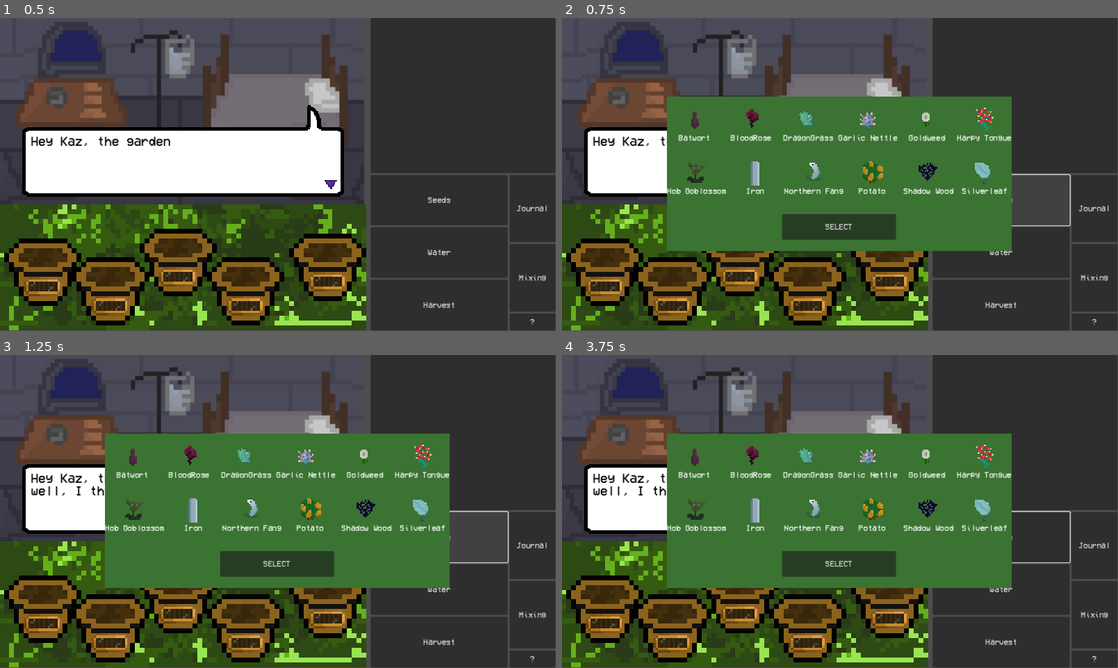
Above: before the commit, frames 1-4 (two rows, left to right).
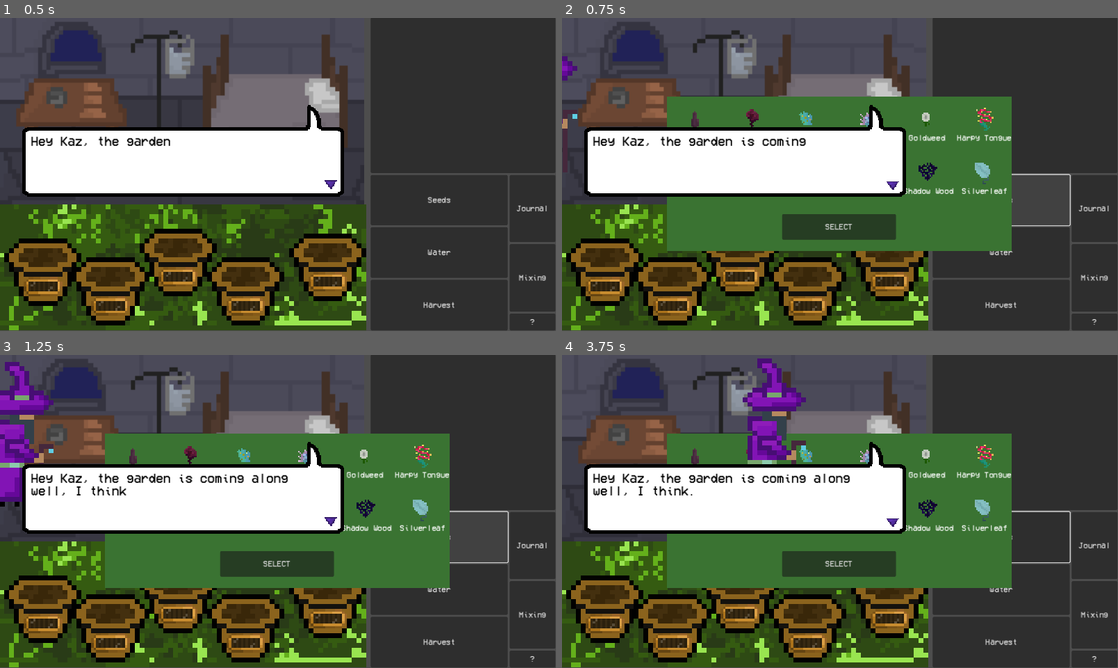
Above: after the commit, the same moments.

Repository: Chasmessian/Shadow-Alchemy
Game: Godot game, scene res://world.tscn
Same seed, same stepped clock (60 frames per second), same inputs: the game is played once before the commit and once after it.
Inputs:
- Up to frame 1 (0.5 s): no input
- Up to frame 2 (0.75 s): click "Seeds" at 0.5 s
- Up to frame 3 (1.25 s): no input
- Up to frame 4 (3.75 s): click "Water" at 1.25 s; click "Harvest" at 2 s; click "Journal" at 2.75 s; click "Mixing" at 3.5 s

Frame 1 is identical in both runs. In frame 2, 9.8% of the frame differs, in the area x 0-62%, y 12-58%; in frame 3, 12%, in the area x 0-62%, y 2-58%; in frame 4, 12%.

Commit message:
viewport patient walking

Diff:
--- a/UI/Garden/Garden Pot.gd
+++ b/UI/Garden/Garden Pot.gd
@@ -2,6 +2,8 @@
 @onready var waterMeter = $Waterlevel
 var plant : Plant = null
 var isWatering = false
+var waterProgress = 0
+var waterIncrease = 5 #Time to water in seconds, roughly
 #func _ready():
 	#growPlant(load("res://Ingredients/blood rose/blood_rose_plant.tscn"))
 
@@ -15,22 +17,26 @@
 func harvest():
 	plant.harvest()
 	plant = null
-	waterMeter.value = 0
+	waterProgress = 0
 	isWatering = false
 
 func water():
 	isWatering = true
 	pass
+func _process(delta):
+	waterMeter.value = waterProgress
+
 func _physics_process(delta):
 	if(isWatering):
-		waterMeter.value += 1
-		if(waterMeter.value==100):
+		waterProgress += 100/waterIncrease * delta
+		waterProgress = clampf(waterProgress, 0,100)
+		if(waterProgress==100):
 			if(plant.finishedWaterLevel()):
-				waterMeter.value = 0
+				waterProgress = 0
 				isWatering = false
 			else:
 				plant = null
-				waterMeter.value = 0
+				waterProgress = 0
 				isWatering = false
 
 
--- a/UI/Garden/Garden Pot.tscn
+++ b/UI/Garden/Garden Pot.tscn
@@ -15,6 +15,7 @@
 offset_top = 8.0
 offset_right = 8.0
 offset_bottom = 17.0
+step = 0.1
 value = 0.0
 
 [node name="Area2D" type="Area2D" parent="."]
--- a/UI/MainScene/Dialogue/dialogue.tscn
+++ b/UI/MainScene/Dialogue/dialogue.tscn
@@ -4,7 +4,7 @@
 [ext_resource type="FontFile" uid="uid://qxc36i5l7jjy" path="res://UI/JournalScene/VCR_OSD_MONO_1.001.ttf" id="2_w7fjf"]
 
 [sub_resource type="RectangleShape2D" id="RectangleShape2D_gkvs3"]
-size = Vector2(748, 387.5)
+size = Vector2(750, 384)
 
 [node name="Dialogue" type="Node2D"]
 script = ExtResource("1_u81p3")
@@ -27,7 +27,7 @@
 [node name="Viewport Area2D" type="Area2D" parent="."]
 
 [node name="CollisionShape2D" type="CollisionShape2D" parent="Viewport Area2D"]
-position = Vector2(378, 198.25)
+position = Vector2(350, 152)
 shape = SubResource("RectangleShape2D_gkvs3")
 
 [connection signal="timeout" from="next_char" to="." method="_on_next_char_timeout"]
--- /dev/null
+++ b/UI/MainScene/viewPortPatient.gd
@@ -0,0 +1,36 @@
+class_name viewport_patient
+extends Sprite2D
+var startPos = null
+var bounce = 1
+var walking = false
+var walkingTo = null
+var timeToWalk = null
+var timeSpentWalking = 0
+var flipAtEnd = false
+signal arrived
+func flip():
+	flip_h = !flip_h
+func walkTo(coords : Vector2, time):
+	print("WALKING")
+	walking = true
+	startPos = position
+	walkingTo = coords
+	timeToWalk = time
+func _physics_process(delta):
+	if(walking):
+		timeSpentWalking += delta
+func _process(delta):
+	print(position)
+	if(walking):
+		position.x += (walkingTo.x-startPos.x)*(delta/timeToWalk)
+		position.y += (walkingTo.y-startPos.y)*(delta/timeToWalk)
+		position.y += sin(timeSpentWalking*10) * bounce
+		if(position.x >= walkingTo.x * 0.99  and position.x <= walkingTo.x * 1.01):
+			position = walkingTo
+			walking = false
+			timeSpentWalking = 0
+			walkingTo = null
+			if(flipAtEnd):
+				flip()
+			flipAtEnd = false
+			arrived.emit()
--- /dev/null
+++ b/UI/MainScene/viewPortPatient.tscn
@@ -0,0 +1,12 @@
+[gd_scene load_steps=3 format=3 uid="uid://nlabr871r8le"]
+
+[ext_resource type="Texture2D" uid="uid://btul8fod5n46n" path="res://Patients/wizard1.png" id="1_x7fe4"]
+[ext_resource type="Script" path="res://UI/MainScene/viewPortPatient.gd" id="2_653dv"]
+
+[node name="Patient" type="Sprite2D"]
+z_index = 1
+texture_filter = 1
+position = Vector2(629, 161)
+scale = Vector2(10, 10)
+texture = ExtResource("1_x7fe4")
+script = ExtResource("2_653dv")
--- /dev/null
+++ b/UI/MainScene/viewport.gd
@@ -0,0 +1,23 @@
+class_name viewport
+extends Control
+static var instance = null
+var patient : viewport_patient = null
+func _init():
+	if(instance==null):
+		instance = self
+	else:
+		queue_free()
+func bringOutPatient(newPatient):
+	#patient.texture = newPatient.texture
+	patient.walkTo(get_node("Walkto").position, 5)
+	patient.flipAtEnd = true
+	#patient.flip()
+func patientLeave():
+	#patient.flip()
+	patient.walkTo(get_node("Leave").positon, 5)
+	patient.flipAtEnd = true
+	pass
+func _ready():
+	patient = get_node("Patient")
+	print(patient)
+	bringOutPatient(patient)
--- /dev/null
+++ b/UI/MainScene/viewport.tscn
@@ -0,0 +1,57 @@
+[gd_scene load_steps=6 format=3 uid="uid://5edxrxt3wkbv"]
+
+[ext_resource type="Texture2D" uid="uid://bm1qbsf35h4yt" path="res://UI/MainScene/castle_background_4x.png" id="1_1hy6x"]
+[ext_resource type="Script" path="res://UI/MainScene/viewport.gd" id="1_lkgja"]
+[ext_resource type="PackedScene" uid="uid://tdosqb38s672" path="res://UI/MainScene/Dialogue/speech_bubble.tscn" id="2_5asnf"]
+[ext_resource type="PackedScene" uid="uid://nlabr871r8le" path="res://UI/MainScene/viewPortPatient.tscn" id="2_wlxyc"]
+
+[sub_resource type="RectangleShape2D" id="RectangleShape2D_3m8lg"]
+size = Vector2(748, 387.5)
+
+[node name="Viewport" type="Control"]
+layout_mode = 3
+anchors_preset = 15
+anchor_right = 1.0
+anchor_bottom = 1.0
+grow_horizontal = 2
+grow_vertical = 2
+size_flags_horizontal = 3
+size_flags_vertical = 3
+mouse_filter = 2
+script = ExtResource("1_lkgja")
+
+[node name="Patient" parent="." instance=ExtResource("2_wlxyc")]
+position = Vector2(-146, 158)
+flip_h = true
+
+[node name="Castle Background" type="Sprite2D" parent="."]
+position = Vector2(378, 198)
+scale = Vector2(2.16, 2.21143)
+texture = ExtResource("1_1hy6x")
+
+[node name="Speech Bubble" parent="." instance=ExtResource("2_5asnf")]
+z_index = 2
+layout_mode = 1
+offset_left = 34.0
+offset_top = 38.0
+offset_right = -399.0
+offset_bottom = -261.0
+mouse_filter = 2
+
+[node name="Viewport Area2D" type="Area2D" parent="."]
+visible = false
+monitoring = false
+monitorable = false
+
+[node name="CollisionShape2D" type="CollisionShape2D" parent="Viewport Area2D"]
+visible = false
+position = Vector2(378, 198.25)
+shape = SubResource("RectangleShape2D_3m8lg")
+
+[node name="Walkto" type="Node2D" parent="."]
+position = Vector2(643, 145)
+
+[node name="Leave" type="Node2D" parent="."]
+position = Vector2(-194, 160)
+
+[connection signal="input_event" from="Viewport Area2D" to="Speech Bubble" method="_on_viewport_click_field_input_event"]
--- a/dialogue.tscn
+++ /dev/null
@@ -1,25 +0,0 @@
-[gd_scene load_steps=3 format=3 uid="uid://veeem3asuk0i"]
-
-[ext_resource type="Script" path="res://dialogue.gd" id="1_ugl0a"]
-[ext_resource type="FontFile" uid="uid://qxc36i5l7jjy" path="res://UI/JournalScene/VCR_OSD_MONO_1.001.ttf" id="2_o1mfy"]
-
-[node name="Dialogue" type="Node2D"]
-script = ExtResource("1_ugl0a")
-
-[node name="Label" type="Label" parent="."]
-offset_left = 31.0
-offset_top = 206.0
-offset_right = 660.0
-offset_bottom = 313.0
-theme_override_colors/font_color = Color(0, 0, 0, 1)
-theme_override_fonts/font = ExtResource("2_o1mfy")
-theme_override_font_sizes/font_size = 26
-text = "..."
-autowrap_mode = 3
-
-[node name="next_char" type="Timer" parent="."]
-
-[node name="next_message" type="Timer" parent="."]
-
-[connection signal="timeout" from="next_char" to="." method="_on_next_char_timeout"]
-[connection signal="timeout" from="next_message" to="." method="_on_next_message_timeout"]
--- a/viewport.tscn
+++ /dev/null
@@ -1,39 +0,0 @@
-[gd_scene load_steps=4 format=3 uid="uid://5edxrxt3wkbv"]
-
-[ext_resource type="Texture2D" uid="uid://bm1qbsf35h4yt" path="res://UI/MainScene/castle_background_4x.png" id="1_1lo13"]
-[ext_resource type="PackedScene" uid="uid://tdosqb38s672" path="res://UI/MainScene/Dialogue/speech_bubble.tscn" id="2_8woju"]
-
-[sub_resource type="RectangleShape2D" id="RectangleShape2D_3m8lg"]
-size = Vector2(748, 387.5)
-
-[node name="Viewport" type="Control"]
-layout_mode = 3
-anchors_preset = 15
-anchor_right = 1.0
-anchor_bottom = 1.0
-grow_horizontal = 2
-grow_vertical = 2
-size_flags_horizontal = 3
-size_flags_vertical = 3
-mouse_filter = 2
-
-[node name="Castle Background" type="Sprite2D" parent="."]
-position = Vector2(378, 198)
-scale = Vector2(2.16, 2.21143)
-texture = ExtResource("1_1lo13")
-
-[node name="Speech Bubble" parent="." instance=ExtResource("2_8woju")]
-layout_mode = 1
-offset_left = 34.0
-offset_top = 38.0
-offset_right = -399.0
-offset_bottom = -261.0
-mouse_filter = 2
-
-[node name="Viewport Area2D" type="Area2D" parent="."]
-
-[node name="CollisionShape2D" type="CollisionShape2D" parent="Viewport Area2D"]
-position = Vector2(378, 198.25)
-shape = SubResource("RectangleShape2D_3m8lg")
-
-[connection signal="input_event" from="Viewport Area2D" to="Speech Bubble" method="_on_viewport_click_field_input_event"]
--- a/world.tscn
+++ b/world.tscn
@@ -2,7 +2,7 @@
 
 [ext_resource type="PackedScene" uid="uid://cp2nay63s25us" path="res://UI/Garden/garden.tscn" id="1_3fwft"]
 [ext_resource type="Script" path="res://world.gd" id="1_7qcas"]
-[ext_resource type="PackedScene" uid="uid://5edxrxt3wkbv" path="res://viewport.tscn" id="2_x118v"]
+[ext_resource type="PackedScene" uid="uid://5edxrxt3wkbv" path="res://UI/MainScene/viewport.tscn" id="2_x118v"]
 [ext_resource type="PackedScene" uid="uid://b020rgq1ep5nu" path="res://LowerUIButtons.tscn" id="3_cupsl"]
 
 [node name="World" type="Node2D"]
Binary file added: Patients/wizard1.png
Not shown, added: Patients/wizard1.png.import
